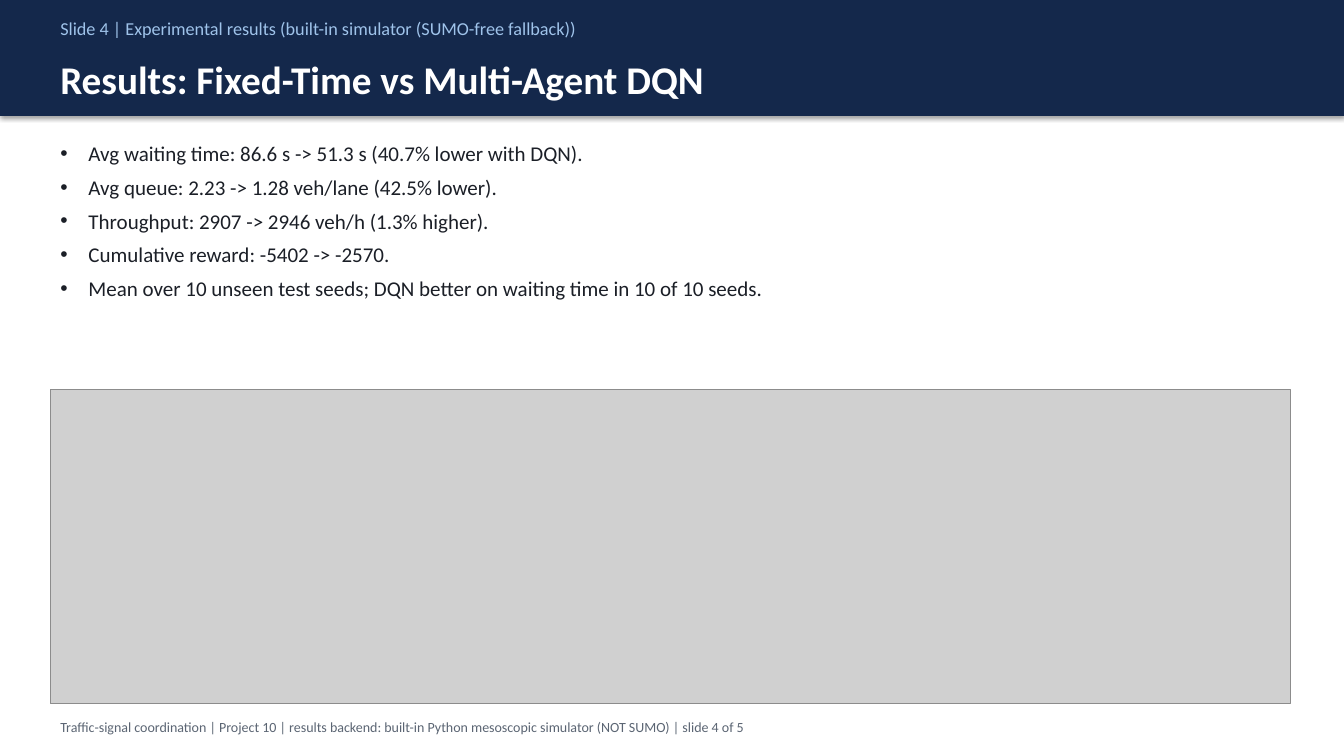
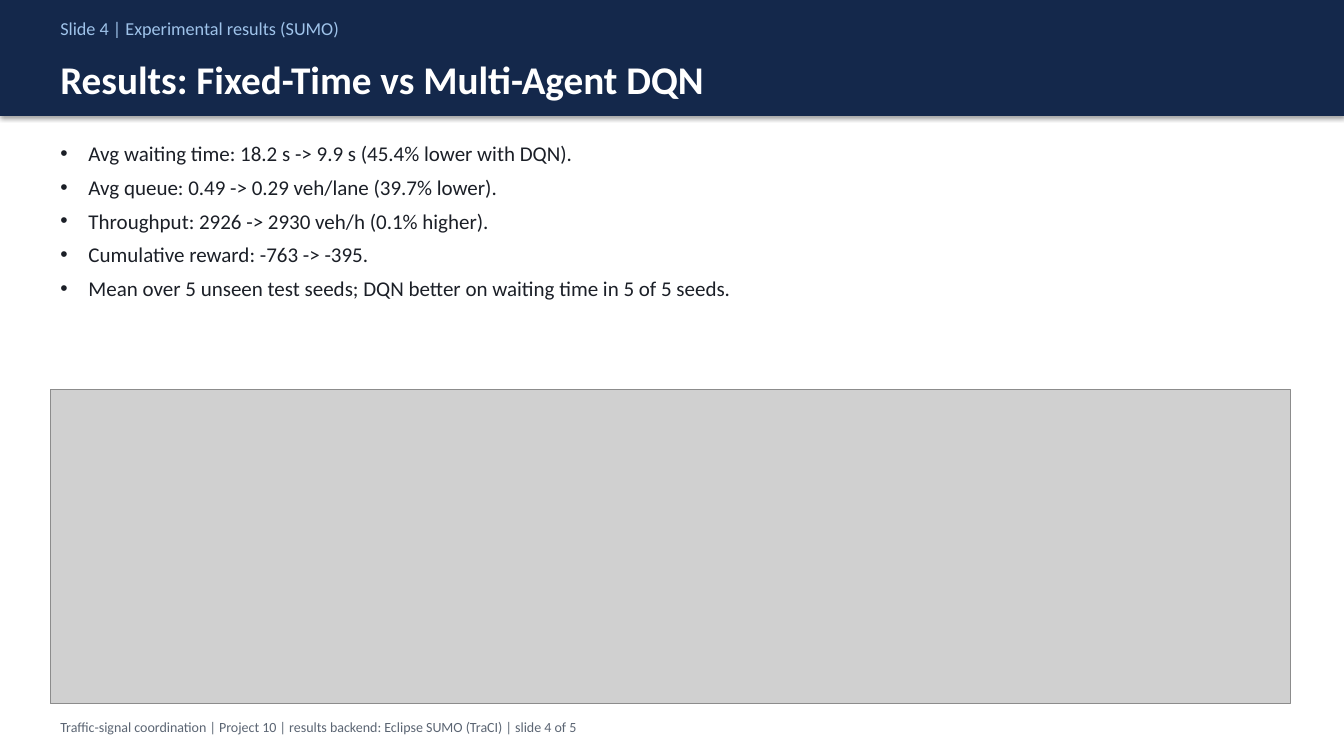
Before and after one commit to sanskrithavaidya/Smart-Traffic-Management-RL, a slide deck: slide 4 of results/Five_Slide_Presentation.pptx. Drawn at 1344x756 pixels with LibreOffice and Linux fonts; fonts in the diff are those of the drawing; grey boxes stand for pictures. Boxes give left, top, right and bottom in pixels: in the first picture for what was removed or moved away, otherwise in the second. Text is boxed around its words. In the diff, an @@ line names an element or a change of style, - is before the commit and + after.

Commit message:
Real SUMO results

```diff
--- a/results/Five_Slide_Presentation.pptx
+++ b/results/Five_Slide_Presentation.pptx
@@ text at box(60, 22, 339, 38): text changed @@
-Slide 4 | Experimental results (built-in simulator (SUMO-free fallback))
+Slide 4 | Experimental results (SUMO)
@@ text at box(88, 146, 730, 300): text changed @@
-• Avg waiting time: 86.6 s -> 51.3 s (40.7% lower with DQN).
-• Avg queue: 2.23 -> 1.28 veh/lane (42.5% lower).
-• Throughput: 2907 -> 2946 veh/h (1.3% higher).
-• Cumulative reward: -5402 -> -2570.
-• Mean over 10 unseen test seeds; DQN better on waiting time in 10 of 10 seeds.
+• Avg waiting time: 18.2 s -> 9.9 s (45.4% lower with DQN).
+• Avg queue: 0.49 -> 0.29 veh/lane (39.7% lower).
+• Throughput: 2926 -> 2930 veh/h (0.1% higher).
+• Cumulative reward: -763 -> -395.
+• Mean over 5 unseen test seeds; DQN better on waiting time in 5 of 5 seeds.
@@ text at box(60, 722, 576, 735): text changed @@
-Traffic-signal coordination | Project 10 | results backend: built-in Python mesoscopic simulator (NOT SUMO) | slide 4 of 5
+Traffic-signal coordination | Project 10 | results backend: Eclipse SUMO (TraCI) | slide 4 of 5
```
Also in this commit, not shown: 4 other slides changed, 20 other files.
